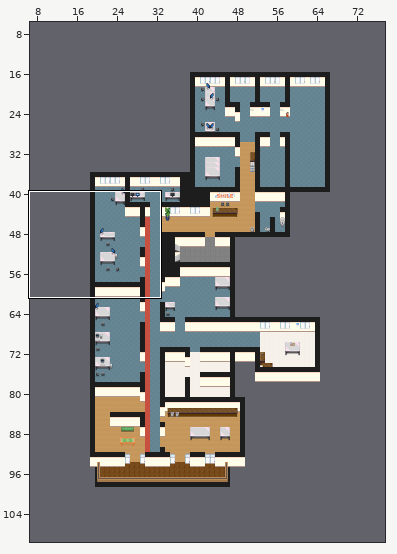
Tiled map (JSON), stored at maps/main.json. The picture above shows the old version from afar; the outline marks the close-up.
Close-up. Before the commit:
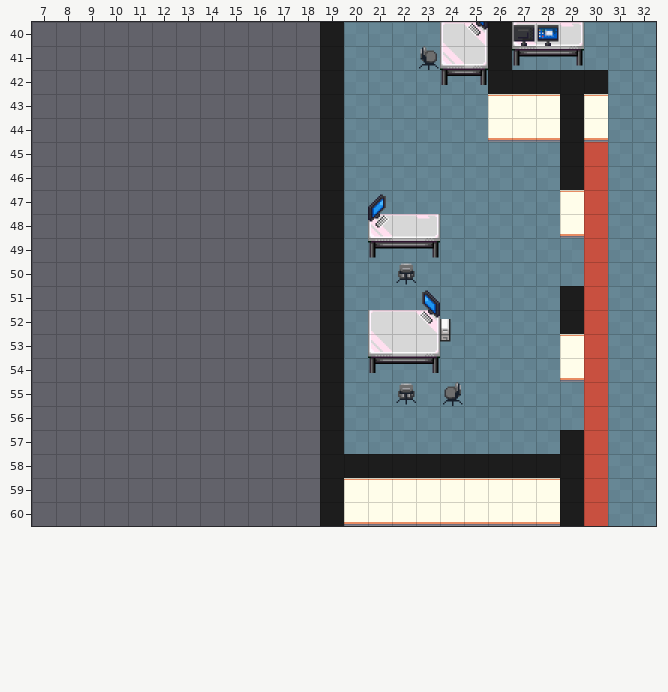
Cells are 32x32 px. Shown: x 7..32, y 40..60. The commit also changed other parts of the map, which this record leaves out. The old version is drawn lined up with the new one.
New version:
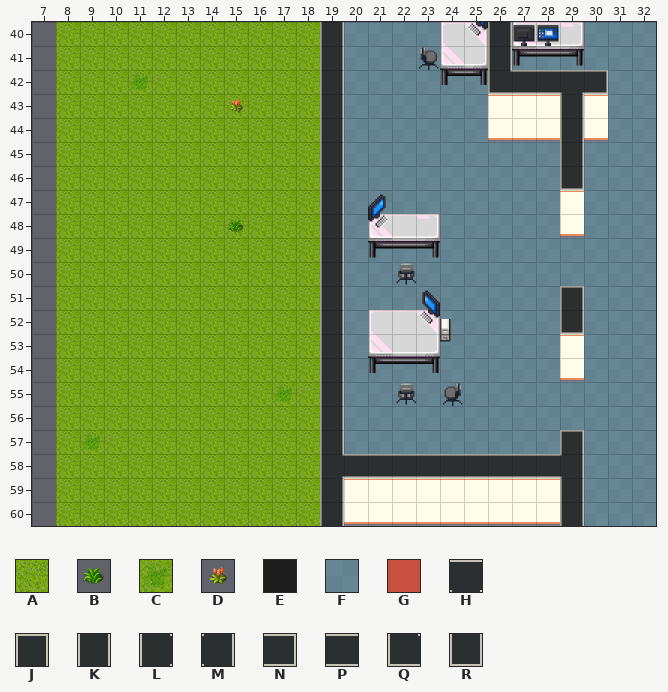
Key: from "custom_outdoor_1": A 0, B 9, C 10, D 18; from "office_2": E 0, F 1, G 6, H 8, J 11, K 19, L 20, M 22, N 25, P 32, Q 33, R 37.
_ is an empty cell, . an unchanged one.
Tiles of an added or newly shown layer are drawn over the layers below it.
See-through tiles are keyed as they look on the map.
Edits made:
map size 75x120 -> 85x128 cells (old content now starts at 5,7; both pictures use the new coordinates)
--- layer "ground 1" (added)
@@ x 8..18 @@
-40 ___________
-41 ___________
-42 ___________
-43 ___________
-44 ___________
-45 ___________
-46 ___________
-47 ___________
-48 ___________
-49 ___________
-50 ___________
-51 ___________
-52 ___________
-53 ___________
-54 ___________
-55 ___________
-56 ___________
-57 ___________
-58 ___________
-59 ___________
-60 ___________
+40 AAAAAAAAAAA
+41 AAAAAAAAAAA
+42 AAAAAAAAAAA
+43 AAAAAAAAAAA
+44 AAAAAAAAAAA
+45 AAAAAAAAAAA
+46 AAAAAAAAAAA
+47 AAAAAAAAAAA
+48 AAAAAAAAAAA
+49 AAAAAAAAAAA
+50 AAAAAAAAAAA
+51 AAAAAAAAAAA
+52 AAAAAAAAAAA
+53 AAAAAAAAAAA
+54 AAAAAAAAAAA
+55 AAAAAAAAAAA
+56 AAAAAAAAAAA
+57 AAAAAAAAAAA
+58 AAAAAAAAAAA
+59 AAAAAAAAAAA
+60 AAAAAAAAAAA
--- layer "ground 2"
@@ x 9..30 @@
-40 ..........E......E....
-41 ..........E......E....
-42 .._.......E......EEEEE
-43 ......_...E.........E.
-44 ..........E.........E.
-45 ..........E.........EG
-46 ..........E.........EG
-47 ..........E..........G
-48 ......_...E..........G
-49 ..........E..........G
-50 ..........E..........G
-51 ..........E.........EG
-52 ..........E.........EG
-53 ..........E..........G
-54 ..........E..........G
-55 ........_.E..........G
-56 ..........E..........G
-57 _.........E.........EG
-58 ..........EEEEEEEEEEEG
-59 ..........E.........EG
-60 ..........E.........EG
+40 ..........K......K....
+41 ..........K......K....
+42 ..C.......K......QPPHN
+43 ......D...K.........K.
+44 ..........K.........K.
+45 ..........K.........KF
+46 ..........K.........RF
+47 ..........K..........F
+48 ......B...K..........F
+49 ..........K..........F
+50 ..........K..........F
+51 ..........K.........JF
+52 ..........K.........RF
+53 ..........K..........F
+54 ..........K..........F
+55 ........C.K..........F
+56 ..........K..........F
+57 C.........K.........JF
+58 ..........LPPPPPPPPPMF
+59 ..........K.........KF
+60 ..........K.........KF
Where, in picture pixels (left, top, right, bottom), the same in both close-ups:
changed: (56, 22, 608, 526)
